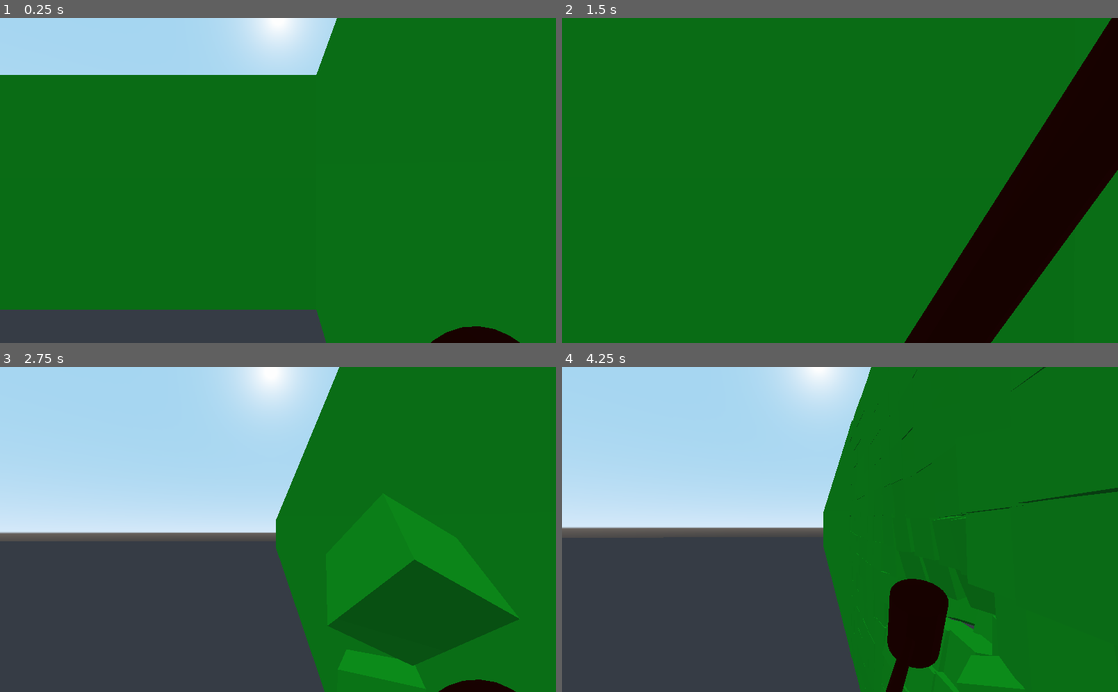
Above: before the commit, frames 1-4 (two rows, left to right).
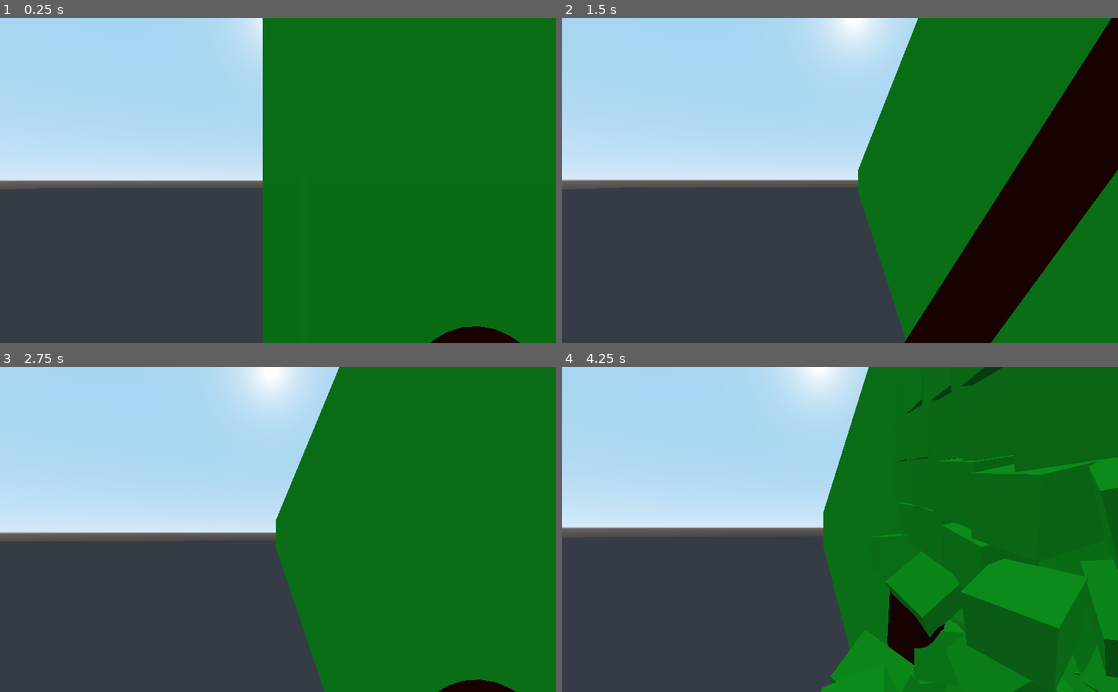
Above: after the commit, the same moments.

Repository: Gedas-S/what-minotaur
Game: Godot game, scene res://Maze.tscn
Same seed, same stepped clock (60 frames per second), same inputs: the game is played once before the commit and once after it.
Inputs (mouse positions are in pixels of both pictures, inside the frame that each line leads up to):
- Up to frame 1 (0.25 s): no input
- Up to frame 2 (1.5 s): tap Enter at 0.5 s; move the mouse to (867, 180) at 0.52 s; hold W from 0.53 s (still down); click (867, 180) at 0.67 s; move the mouse to (812, 180) at 1.27 s
- Up to frame 3 (2.75 s): keep holding W; move the mouse to (289, 523) at 2.02 s
- Up to frame 4 (4.25 s): keep holding W; move the mouse to (834, 536) at 2.77 s; click (834, 536) at 2.92 s; move the mouse to (878, 532) at 3.52 s

The runs differ from the first frame. In frame 1, 37% of the frame differs, in the area x 0-61%, y 0-100%; in frame 2, 58%, in the area x 0-64%, y 0-100%; in frame 3, 6.6%; in frame 4, 10%.

Commit message:
removed Gedas' original 3 test walls as the maze is there

Diff:
--- a/Maze.tscn
+++ b/Maze.tscn
@@ -117,15 +117,3 @@
 transform = Transform( 1, 0, 0, 0, 1, 0, 0, 0, 1, 0, -1, 0 )
 mesh = SubResource( 7 )
 material/0 = null
-
-[node name="WallSegment" parent="." instance=ExtResource( 2 )]
-transform = Transform( 1, 0, 0, 0, 1, 0, 0, 0, 1, -3, 0, -3.00368 )
-BreakableWall = ExtResource( 3 )
-
-[node name="WallSegment2" parent="." instance=ExtResource( 2 )]
-transform = Transform( 1, 0, 0, 0, 1, 0, 0, 0, 1, 0, 0, -3.00368 )
-BreakableWall = ExtResource( 3 )
-
-[node name="WallSegment3" parent="." instance=ExtResource( 2 )]
-transform = Transform( 1, 0, 0, 0, 1, 0, 0, 0, 1, 3, 0, -3.00368 )
-BreakableWall = ExtResource( 3 )
